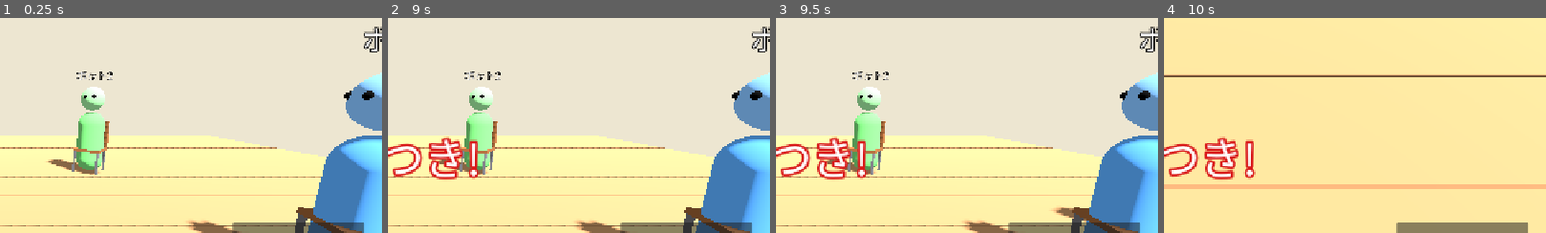
Above: before the commit, frames 1-4 (left to right).
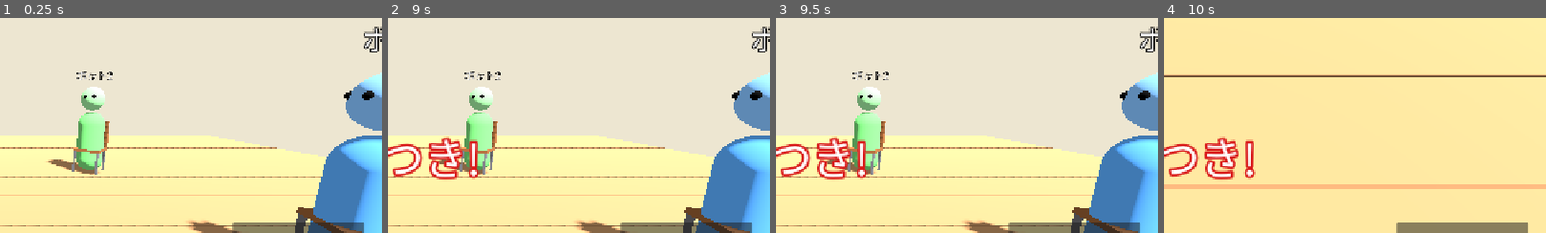
Above: after the commit, the same moments.

Repository: LisaYuumi/ushiro-micha-dame
Game: Godot game, scene res://scenes/main.tscn
The game is run twice, just before and just after one commit, with the same random seed, the same clock (stepped at 60 frames per second) and the same inputs.
Inputs (mouse positions are % of the whole screen's width and height, from its top left):
- Up to frame 1 (0.25 s): no input
- Up to frame 2 (9 s): click "振り向く" at 0.5 s; click "拾う" at 1.25 s; click "上から見る" at 2 s; click "やり直し" at 2.75 s; tap Enter at 3.5 s; move the mouse to (72, 45) at 3.52 s; hold D (move_right) 3.53-4.25 s; hold Space (look_back) 3.53-4.25 s; click (72, 45) at 3.67 s; tap R (restart) every 0.75 s from 4.25 to 7.25 s; drag from (30, 55) to (45, 70) at 4.27 s; move the mouse to (60, 28) at 5.02 s; hold D (move_right) 5.03-5.75 s; hold Space (look_back) 5.03-5.75 s; drag from (45, 70) to (20, 35) at 5.77 s; move the mouse to (80, 65) at 6.52 s; hold A (move_left) 6.53-7.25 s; hold Space (look_back) 6.53-7.25 s; drag from (20, 35) to (35, 25) at 7.27 s; move the mouse to (55, 50) at 8.02 s; hold S (move_down) 8.03-8.75 s; hold Space (look_back) 8.03-8.75 s; click (55, 50) at 8.17 s; drag from (35, 25) to (30, 55) at 8.77 s
- Up to frame 3 (9.5 s): no input
- Up to frame 4 (10 s): move the mouse to (72, 45) at 9.52 s; hold W (move_up) from 9.53 s (still down); hold Space (look_back) from 9.53 s (still down)
The pictures show only the part of the screen within x 50-100%, y 18-68%; the shares and areas given below are measured in that part.

Frames 1-2 are identical in both runs. In frame 3, 0.2% of the frame differs, in the area x 72-82%, y 88-96%; in frame 4, nothing differs.

Commit message:
Oni pauses behind every seat; play sounds in stream mode on the web
- DECOY_STOP_CHANCE = 1.0 so a pause no longer reveals the real drop
- Force PLAYBACK_TYPE_STREAM for the procedurally generated sounds, which
  did not play in mobile browsers with the default sample mode

Co-Authored-By: Claude Opus 5.5 <noreply@anthropic.com>
Claude-Session: https://claude.ai/code/session_018gGhz8RHTqLMKymXrJnaB4

Diff:
--- a/scripts/core/game_config.gd
+++ b/scripts/core/game_config.gd
@@ -18,8 +18,9 @@
 const ONI_WALK_SPEED := 1.6
 ## 席の後ろで立ち止まる時間(秒)。本当に落とすときも、ニセの物音のときも同じ
 const ONI_PAUSE_TIME := 0.6
-## 席の後ろを通るたびに、ニセで立ち止まる確率(0〜1)
-const DECOY_STOP_CHANCE := 0.35
+## 席の後ろを通るたびに、ニセで立ち止まる確率(0〜1)。
+## 1.0 = 毎回どの席の後ろでも止まる(止まったことでは、どこに落としたかわからない)
+const DECOY_STOP_CHANCE := 1.0
 ## ニセで立ち止まったとき、置く音に似た物音を出す確率(0〜1)
 const DECOY_SOUND_CHANCE := 0.6
 ## ハンカチを落とすまでに最低何周歩くか(この範囲でランダム)
--- a/scripts/view/world_view.gd
+++ b/scripts/view/world_view.gd
@@ -219,6 +219,8 @@
 	_step_player.stream = Sfx.footstep()
 	_step_player.volume_db = GameConfig.FOOTSTEP_VOLUME_DB
 	_step_player.max_polyphony = 2
+	# スマホのブラウザでも鳴るように、PC と同じ方式で再生する
+	_step_player.playback_type = AudioServer.PLAYBACK_TYPE_STREAM
 	(_actor_nodes[state.oni_id] as Node3D).add_child(_step_player)
 	_oni_last_pos = state.get_actor(state.oni_id).position
 	_oni_walked = 0.0
@@ -227,6 +229,7 @@
 	_drop_player.stream = Sfx.drop()
 	_drop_player.volume_db = GameConfig.DROP_VOLUME_DB
 	_drop_player.unit_size = GameConfig.DROP_SOUND_RANGE
+	_drop_player.playback_type = AudioServer.PLAYBACK_TYPE_STREAM
 	add_child(_drop_player)
 
 
